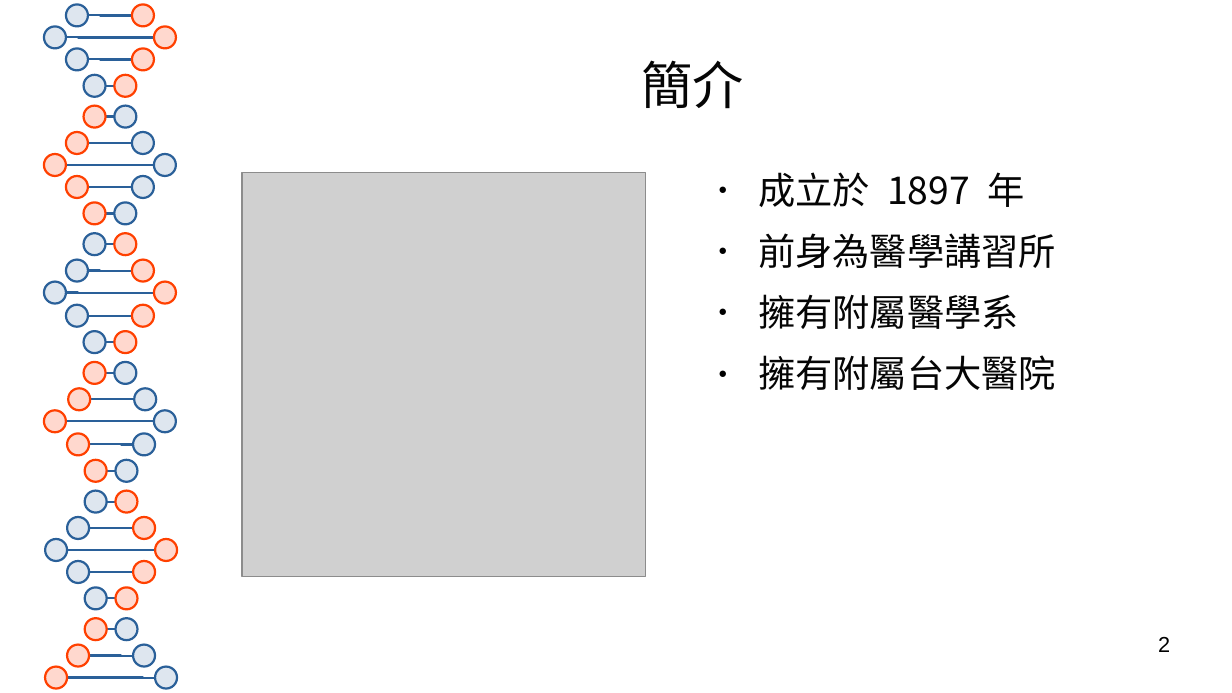
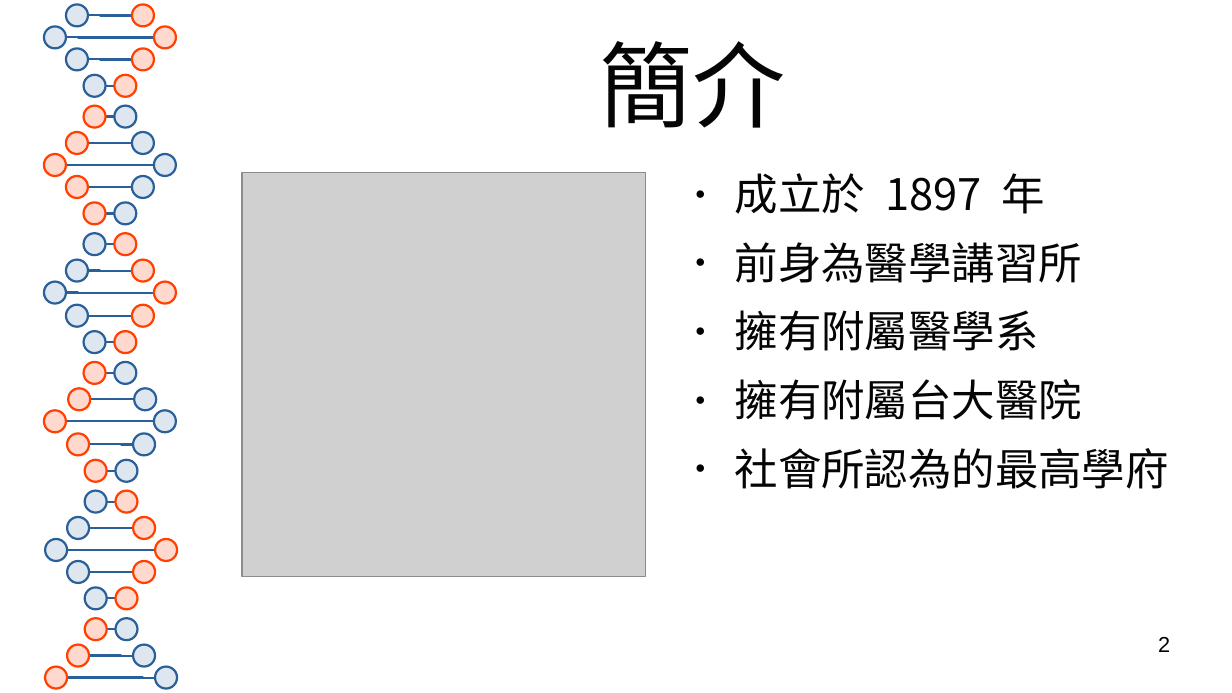
Before and after one commit to olivertzeng/homework, a slide deck: slide 2 of university/輔導報告.odp. Drawn at 1232x693 pixels with LibreOffice and Linux fonts; fonts in the diff are those of the drawing; grey boxes stand for pictures. Boxes give left, top, right and bottom in pixels: in the first picture for what was removed or moved away, otherwise in the second. Text is boxed around its words. In the diff, an @@ line names an element or a change of style, - is before the commit and + after.

```diff
--- a/university/輔導報告.odp
+++ b/university/輔導報告.odp
@@ title "簡介": place and size @@
-title "簡介" at [642,60,744,109]
+title "簡介" at [600,41,786,128]
@@ title "簡介" at [600,41,786,128]: size 33 to 60 pt @@
@@ text "成立於 1897 年": place and size @@
-text "成立於 1897 年" at [758,172,1056,390]
+text "成立於 1897 年" at [735,173,1169,489]
@@ text at [735,173,1082,420]: size 24 to 28 pt in "成立於 1897 年", "前身為醫學講習所", "擁有附屬醫學系", "擁有附屬台大醫院" @@
@@ text at [735,448,1169,489]: paragraph added @@
+● 社會所認為的最高學府
```
Also in this commit, not shown: 2 other slides changed.
